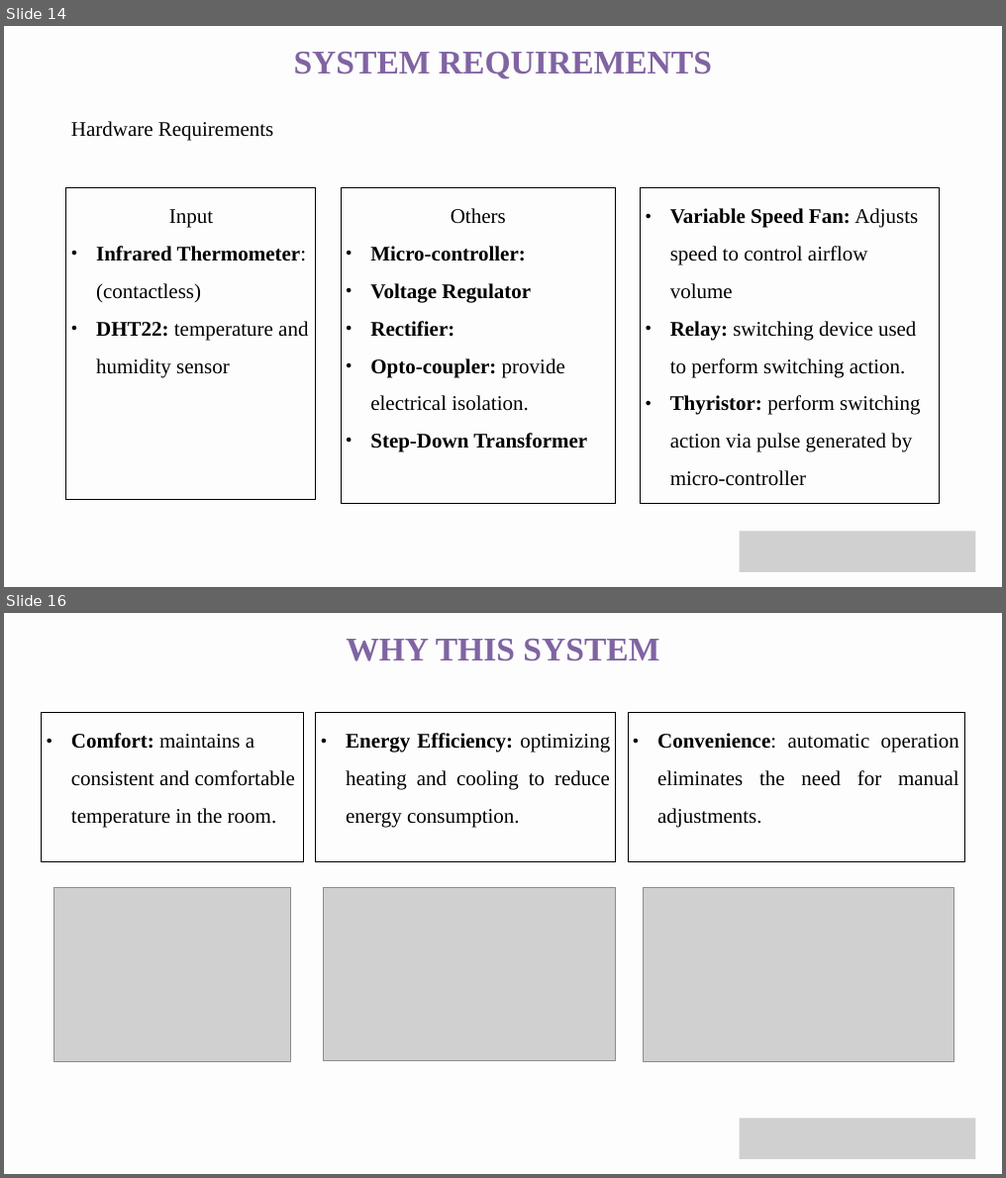
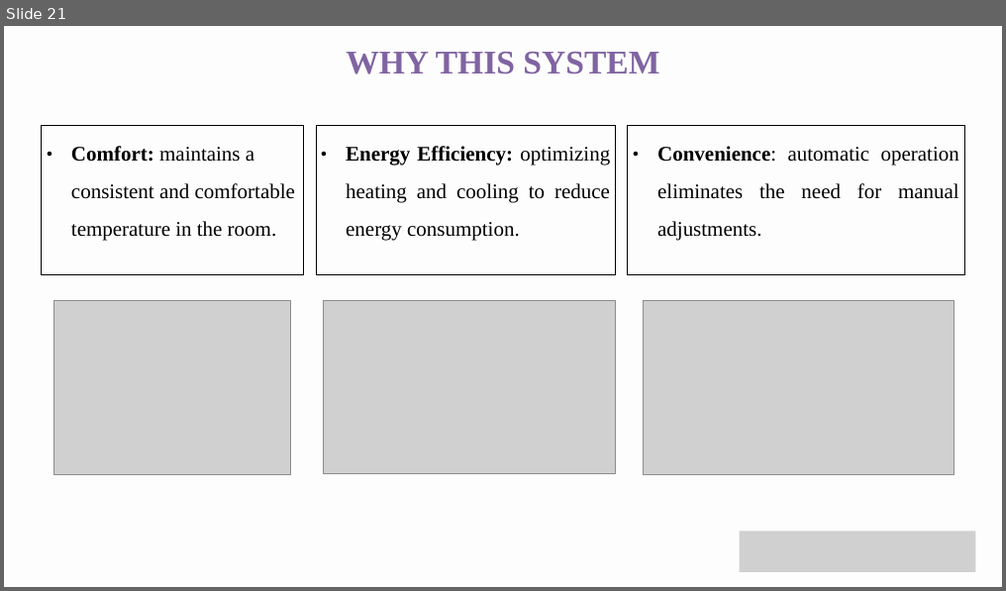
Before and after one commit to arc1o1/Automated_Temperature_Control_System, a slide deck: 02_documentation/Automated_Temperature_Control_System_GIP_Project_Implementation_Presentation.pptx. Shown one above the other, each under a label of ours: slides 14 and 16 before the commit, slide 21 after it; the slides between them are not shown. The pictures are 1006x1178 and 1006x591 pixels, drawn with LibreOffice and Linux fonts; fonts in the diff are those of the drawing; grey boxes stand for pictures. Boxes give left, top, right and bottom in pixels: in the first picture for what was removed or moved away, otherwise in the second. Text is boxed around its words. In the diff, an @@ line names an element or a change of style, - is before the commit and + after.

```diff
--- a/02_documentation/Automated_Temperature_Control_System_GIP_Project_Implementation_Presentation.pptx
+++ b/02_documentation/Automated_Temperature_Control_System_GIP_Project_Implementation_Presentation.pptx
@@ slide 14 removed at [4, 26, 1002, 587], background #FDFDFD @@
@@ text removed at [294, 52, 712, 79] @@
-SYSTEM REQUIREMENTS
@@ text removed at [71, 121, 273, 141] @@
-Hardware Requirements
@@ rectangle removed at [66, 188, 316, 500] @@
-Input
-● Infrared Thermometer: (contactless)
-● DHT22: temperature and humidity sensor
@@ rectangle removed at [341, 188, 615, 504] @@
-Others
-● Micro-controller:
-● Voltage Regulator
-● Rectifier:
-● Opto-coupler: provide electrical isolation.
-● Step-Down Transformer
@@ rectangle removed at [641, 188, 940, 504] @@
-● Variable Speed Fan: Adjusts speed to control airflow volume
-● Relay: switching device used to perform switching action.
-● Thyristor: perform switching action via pulse generated by micro-controller
@@ picture removed at [740, 532, 975, 572] @@
@@ what was slide 16 is now slide 21 @@
```
Also in this commit, not shown: 8 slides changed, 12 slides added, 6 other slides removed, 4 other files.
